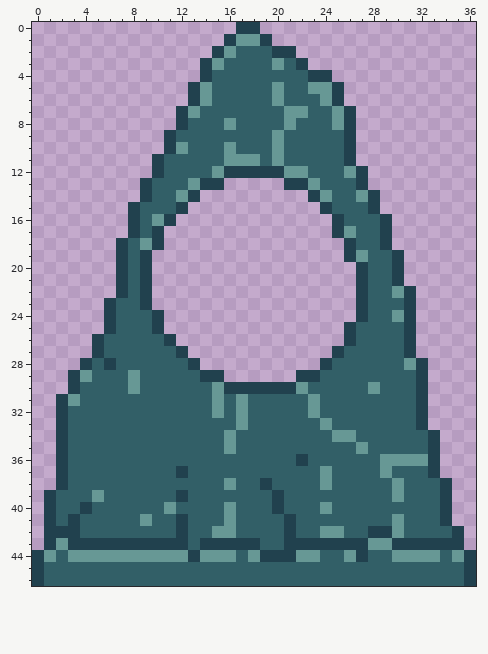
File history of a pixel-art sprite, SOURCES/TEMPLAR/Assets/Textures/Interaction/Gravestone/Gravestone_Off.png. The picture above is the old version.
The file is 37x47 pixels.
After the commit:
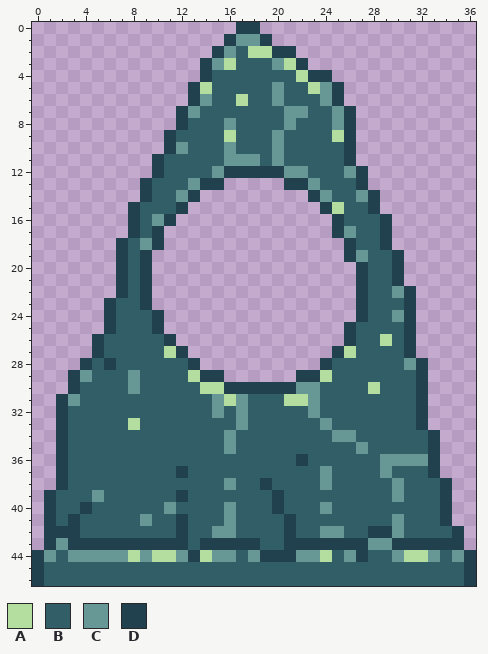
Palette (. is transparent): A #b4de9f  B #325f67  C #679895  D #21414e
From old to new:
Colour B becomes colour A in row 2 at x 18 to 19; in row 3 at x 16 and 21; in row 4 at x 22; in row 6 at x 17; in row 9 at x 16 and 25; in row 15 at x 25.
Colour B becomes colour A in row 26 at x 29; in row 27 at x 11 and 26; in row 29 at x 13 and 24; in row 30 at x 14; in row 31 at x 16 and 21 to 22; in row 33 at x 8.
Colour B becomes colour A in row 44 at x 24.
Colour C becomes colour A in row 5 at x 14 and 23; in row 30 at x 15 and 28; in row 44 at x 8, 10 to 11, 14 and 31 to 32.
Colour B becomes colour C in row 30 at x 23.
